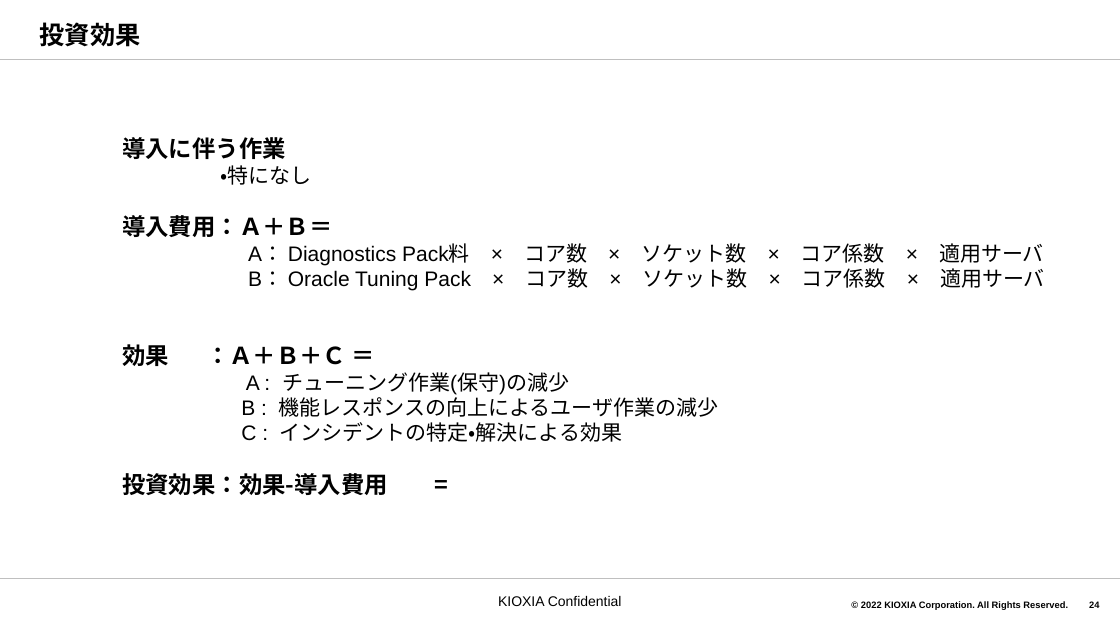
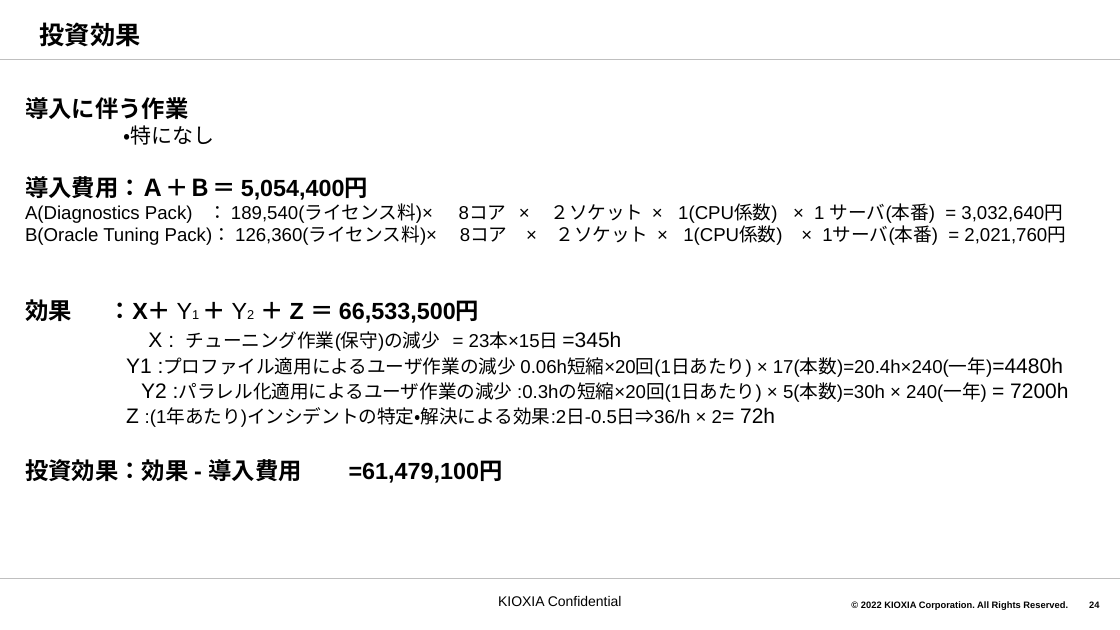
Before and after one commit to akiragm/Shared-Files, a slide deck: slide 24 of oaracle各種ツールの導入について5.pptx. Drawn at 1120x630 pixels with LibreOffice and Linux fonts; fonts in the diff are those of the drawing; background and template pictures are left out. Boxes give left, top, right and bottom in pixels: in the first picture for what was removed or moved away, otherwise in the second. Text is boxed around its words. In the diff, an @@ line names an element or a change of style, - is before the commit and + after.

```diff
--- a/oaracle各種ツールの導入について5.pptx
+++ b/oaracle各種ツールの導入について5.pptx
@@ text "導入に伴う作業": place and size @@
-text "導入に伴う作業" at <box>122,137,1045,495</box>
+text "導入に伴う作業" at <box>25,97,1068,483</box>
@@ text at <box>25,176,1068,483</box>: text changed; size 18 to 16 pt @@
-導入費用：Ａ＋Ｂ＝
-    A： Diagnostics Pack料 × コア数 × ソケット数 × コア係数 × 適用サーバ
-    B： Oracle Tuning Pack × コア数 × ソケット数 × コア係数 × 適用サーバ
-効果 ：Ａ＋Ｂ＋Ｃ ＝
-    A : チューニング作業(保守)の減少
-    B : 機能レスポンスの向上によるユーザ作業の減少
-    C : インシデントの特定・解決による効果
-投資効果：効果-導入費用 =
+導入費用：Ａ＋Ｂ＝ 5,054,400円
+A(Diagnostics Pack) ： 189,540(ライセンス料)× 8コア × ２ソケット × 1(CPU係数) × 1 サーバ(本番) = 3,032,640円
+B(Oracle Tuning Pack)： 126,360(ライセンス料)× 8コア × ２ソケット × 1(CPU係数) × 1サーバ(本番) = 2,021,760円
+効果 ：X＋ Y1 ＋ Y2 ＋ Z ＝ 66,533,500円
+X : チューニング作業(保守)の減少 = 23本×15日 =345h
+Y1 :プロファイル適用によるユーザ作業の減少 0.06h短縮×20回(1日あたり) × 17(本数)=20.4h×240(一年)=4480h
+Y2 :パラレル化適用によるユーザ作業の減少 :0.3hの短縮×20回(1日あたり) × 5(本数)=30h × 240(一年) = 7200h
+Z :(1年あたり)インシデントの特定・解決による効果:2日-0.5日⇒36/h × 2= 72h
+投資効果：効果 - 導入費用 =61,479,100円
```
Also in this commit, not shown: 8 other slides changed, 3 other files.
